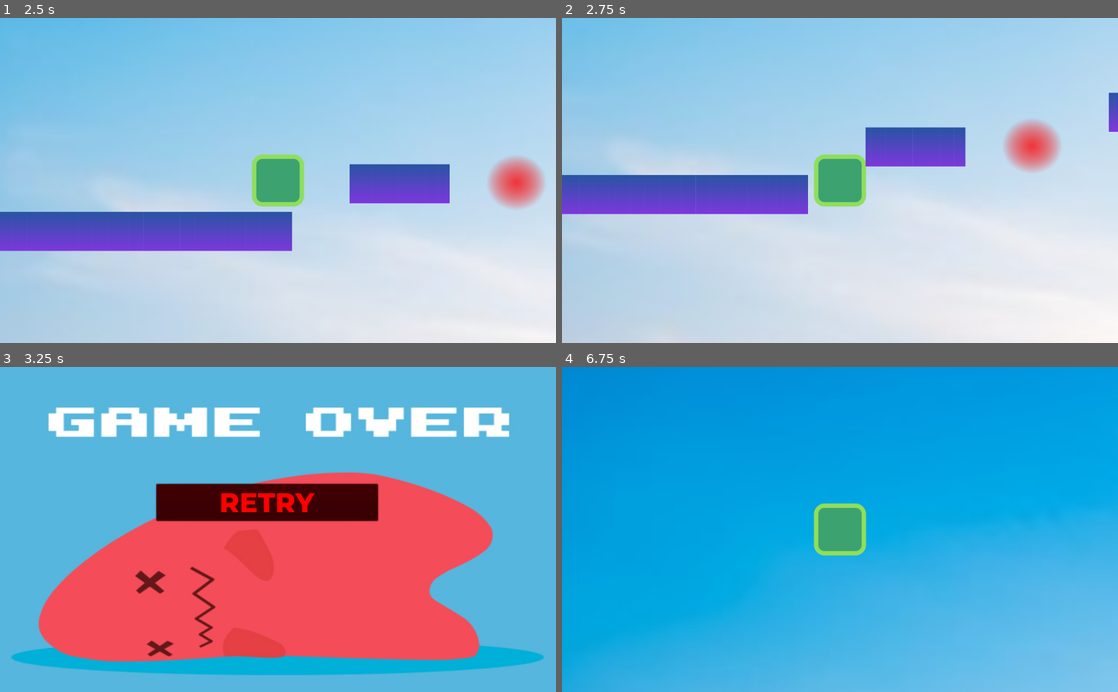
Above: before the commit, frames 1-4 (two rows, left to right).
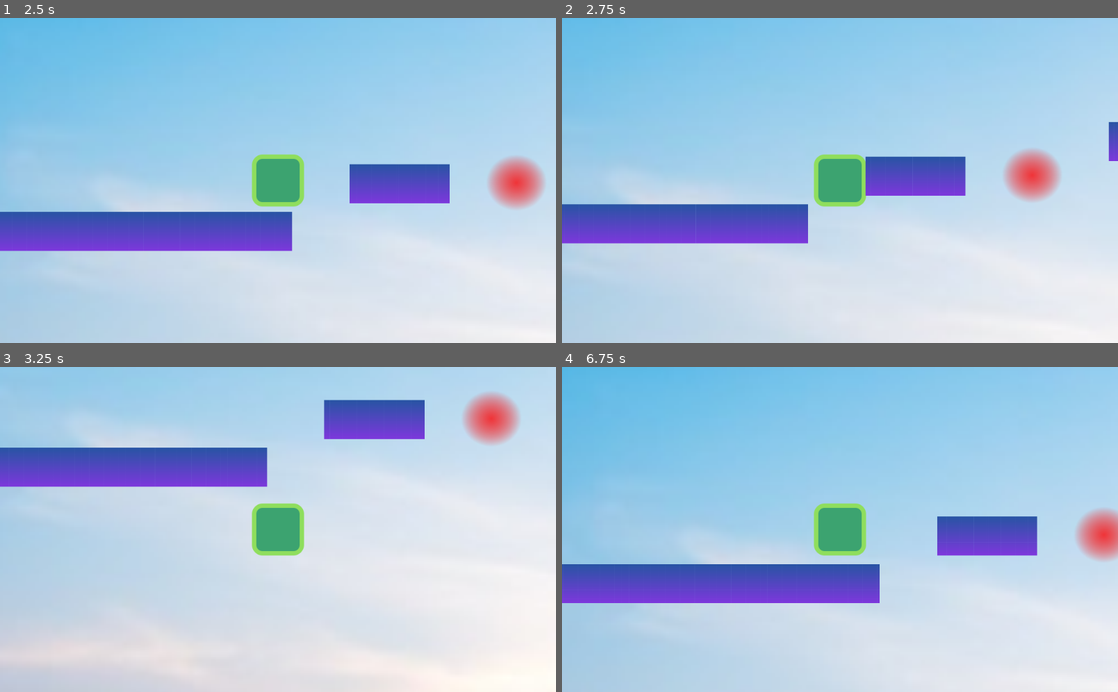
Above: after the commit, the same moments.

Repository: SajawalHassan/Platformer2.0
Game: Godot game, scene res://Gameplay/TitleScreen.tscn
Same seed, same stepped clock (60 frames per second), same inputs: the game is played once before the commit and once after it.
Inputs (mouse positions are in pixels of both pictures, inside the frame that each line leads up to):
- Up to frame 1 (2.5 s): click "New Game" at 0.5 s; hold D (move_right) from 1.28 s (still down); tap Space (jump) at 1.52, 2.27 s
- Up to frame 2 (2.75 s): keep holding D (move_right)
- Up to frame 3 (3.25 s): release D (move_right) at 2.78 s; hold A (move_left) from 2.78 s (still down)
- Up to frame 4 (6.75 s): release A (move_left) at 3.5 s; click "RETRY" at 3.5 s; hold D (move_right) 4.28-5.78 s; tap Space (jump) at 4.52, 5.27, 6.02 s; hold A (move_left) 5.78-6.5 s; click (828, 503) at 6.5 s, where only the run before the commit has a clickable "RETRY"

Frame 1 is identical in both runs. In frame 2, 18% of the frame differs, in the area x 0-100%, y 22-70%; in frame 3, 100%, in the area x 0-100%, y 0-100%; in frame 4, 99%.

Commit message:
fixed some bugs

Diff:
--- a/Platformer2.0_game/Levels/Level3.tscn
+++ b/Platformer2.0_game/Levels/Level3.tscn
@@ -14,8 +14,8 @@
 [node name="Level3" type="Node2D"]
 
 [node name="Background" type="Sprite" parent="."]
-position = Vector2( 1016, 484 )
-scale = Vector2( 0.934176, 0.348905 )
+position = Vector2( 1408.89, 484 )
+scale = Vector2( 1.13738, 0.348905 )
 texture = ExtResource( 7 )
 
 [node name="Ground" type="Node" parent="."]
@@ -143,12 +143,13 @@
 [node name="GroundDeath3" parent="Death" instance=ExtResource( 4 )]
 position = Vector2( 680, 384 )
 
+[node name="Player" parent="." instance=ExtResource( 6 )]
+position = Vector2( 224, 408 )
+
 [node name="RetryDetector" parent="." instance=ExtResource( 3 )]
 position = Vector2( 1000, 1192 )
-
-[node name="Player" parent="." instance=ExtResource( 6 )]
-position = Vector2( 224, 408 )
 [connection signal="body_entered" from="Death/Death" to="Player" method="_on_Death_body_entered"]
 [connection signal="body_entered" from="Death/GroundDeath" to="Player" method="_on_GroundDeath_body_entered"]
 [connection signal="body_entered" from="Death/GroundDeath2" to="Player" method="_on_GroundDeath2_body_entered"]
 [connection signal="body_entered" from="Death/GroundDeath3" to="Player" method="_on_GroundDeath3_body_entered"]
+[connection signal="body_entered" from="RetryDetector" to="Player" method="_on_RetryDetector_body_entered"]
--- a/Platformer2.0_game/Player/Player.gd
+++ b/Platformer2.0_game/Player/Player.gd
@@ -25,7 +25,7 @@
 	if is_on_floor():
 		jump_count = 0
 
-	move_and_slide(motion, UP)
+	motion = move_and_slide(motion, UP)
 
 func _on_Death_body_entered(body: Node) -> void:
 	get_tree().change_scene("res://Gameplay/GameOver.tscn")
Not shown: 2 places in Platformer2.0_game/Gameplay/Teleportal.tscn that only renumber resources
